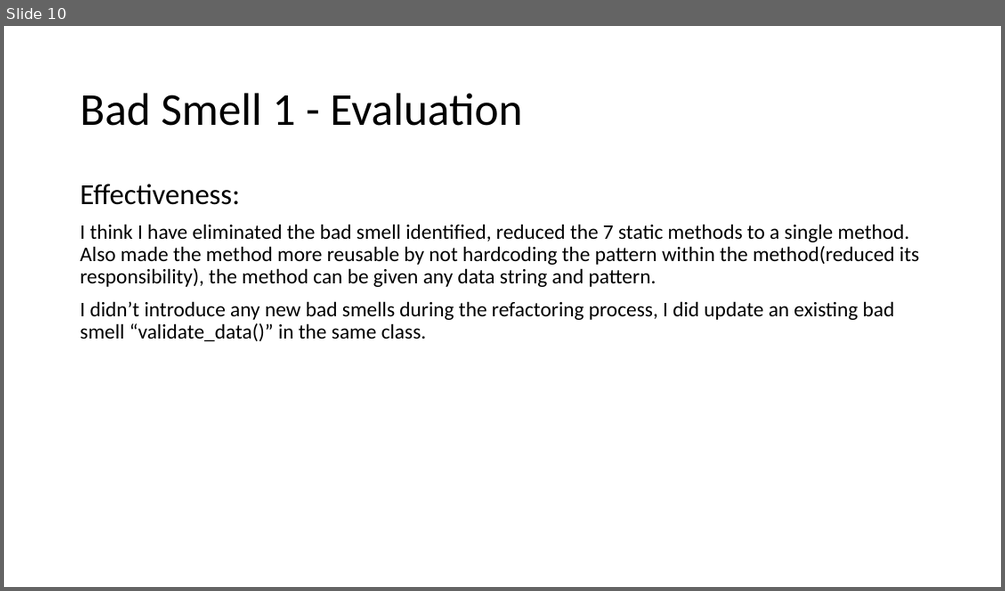
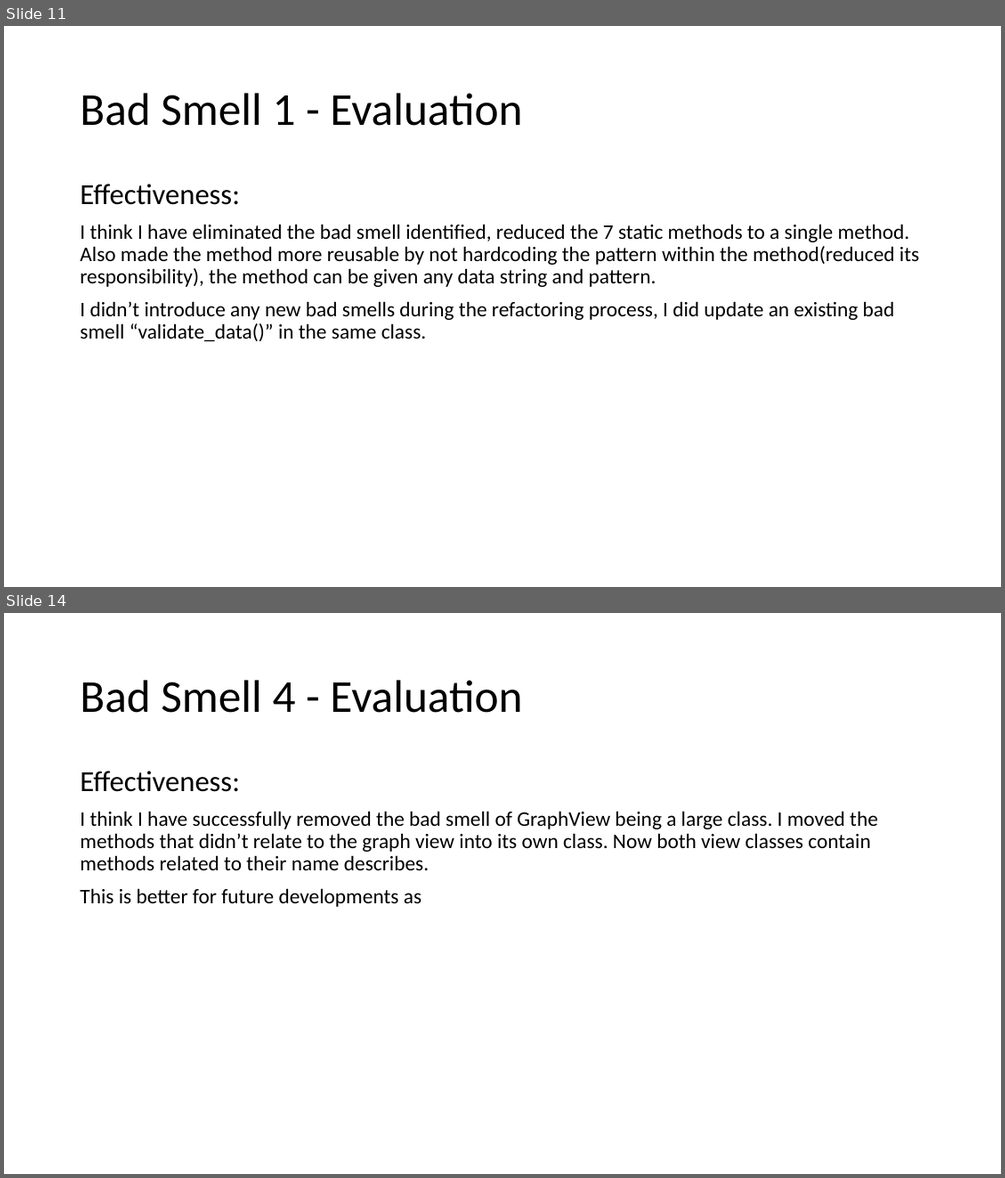
Before and after one commit to steven-snelling/PR301-Assignment_2, a slide deck: bad_smells.pptx. Shown one above the other, each under a label of ours: slide 10 before the commit, slides 11 and 14 after it; the slides between them are not shown. The pictures are 1005x591 and 1005x1178 pixels, drawn with LibreOffice and Linux fonts; fonts in the diff are those of the drawing. Boxes give left, top, right and bottom in pixels: in the first picture for what was removed or moved away, otherwise in the second. Text is boxed around its words. In the diff, an @@ line names an element or a change of style, - is before the commit and + after.

```diff
--- a/bad_smells.pptx
+++ b/bad_smells.pptx
@@ slide 14 added at <box>4,613,1001,1174</box>, background #FFFFFF @@
@@ title added at <box>80,680,522,713</box>, 44 pt, text #000000 @@
+Bad Smell 4 - Evaluation
@@ text added at <box>80,771,878,907</box>, 20 pt, text #000000 @@
+Effectiveness:
+I think I have successfully removed the bad smell of GraphView being a large class. I moved the methods that didn’t relate to the graph view into its own class. Now both view classes contain methods related to their name describes.
+This is better for future developments as
@@ what was slide 10 is now slide 11 @@
```
Also in this commit, not shown: 6 slides changed, 1 other slide added, 1 slide removed.
